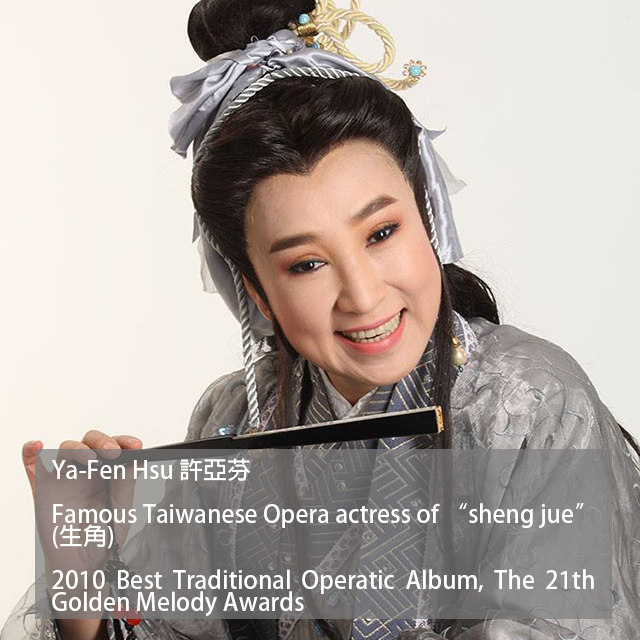
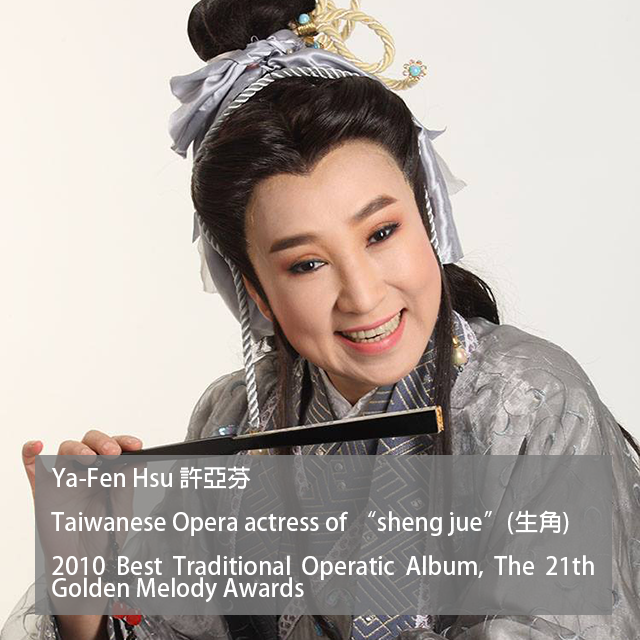
Before/after of a (640, 640) layered artwork. What changed in the layer stack:
renamed "Ya-Fen Hsu 許亞芬 Famous Taiwanese Opera actress of “sheng jue” (" to "Ya-Fen Hsu 許亞芬 Taiwanese Opera actress of “sheng jue”(生角) 201", painted on it over [51,458,594,617]
painted on "矩形 1" over [35,449,612,619]
